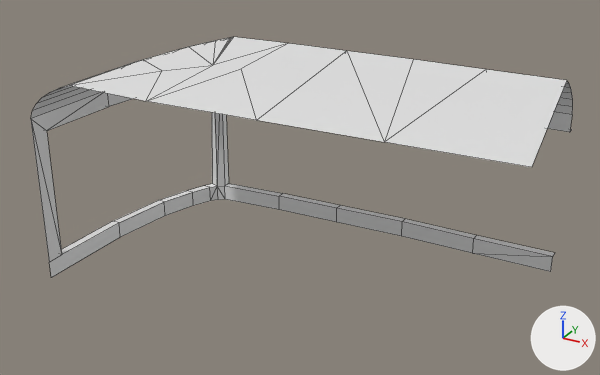
What one commit did to the Blender file GameBase/GameBase/assets/VisualTarget/Reuben/Bus.blend.
One viewpoint serves both versions: a 50 mm lens placed at (0.834, -1.25, 0.746), pointed at (0.07, 0.139, 0.052). Every picture has the same lights, and +X, +Y and +Z are marked at lower right. Mesh edges are drawn as thin lines.
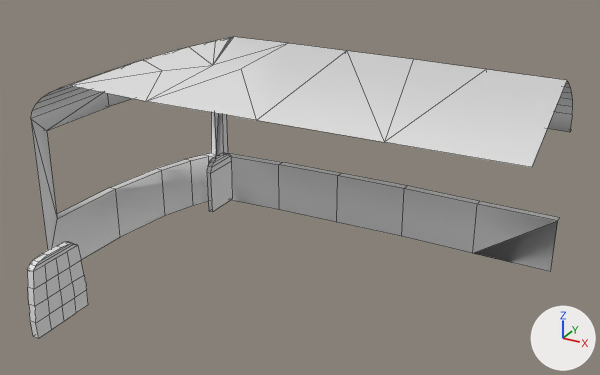
Commit message: Bus progress

Location of each change, (x1, y1, x2, y2) in pixels of the pictures (600 x 375 px; the box of a moved part takes in the faces that stretch with it):
'Torus.006', reshaped (25% taller): before (31, 37, 573, 277); after (27, 37, 573, 338)
part 1 of me_torus_006, added: after (27, 242, 88, 338)
part 2 of me_torus_006, added: after (207, 153, 233, 212)
part 3 of me_torus_006, moved or reshaped: before (31, 113, 555, 277); after (31, 112, 559, 272)
part 4 of me_torus_006, shading changed: (33, 37, 572, 132) in both

Edits to the bpy script that builds the scene:
```text
Change me_torus_006:
    used by ob_torus_006; location = (0.0, 0.0, 0.0)
    remove me_torus_006.from_pydata(...)  # 157 vertices, 138 faces, 2 loose edges; spans x -0.481..0.579, y -0.079..0.526, z -0.204..0.268
    add me_torus_006.from_pydata(...)  # 261 vertices, 206 faces, 2 loose edges; spans x -0.481..0.579, y -0.29..0.526, z -0.204..0.268
    me_torus_006 part 1: a new loose piece of 72 vertices spanning x -0.294..-0.279, y -0.29..-0.146, z -0.181..-0.02
    me_torus_006 part 2: a new loose piece of 32 vertices spanning x -0.289..-0.277, y 0.314..0.407, z -0.156..-0.02
    me_torus_006 part 3
    25 vertices in x -0.481..0.53, y -0.031..0.526, z -0.164 move by (0.0, 0.0, 0.091)
    1 vertex moves from x -0.391, y 0.475, z -0.164 to x -0.389, y 0.475, z -0.073
    me_torus_006 part 4: 138 kept faces spanning x -0.481..0.579, y -0.079..0.526, z -0.204..0.268 are now shaded smooth
```
